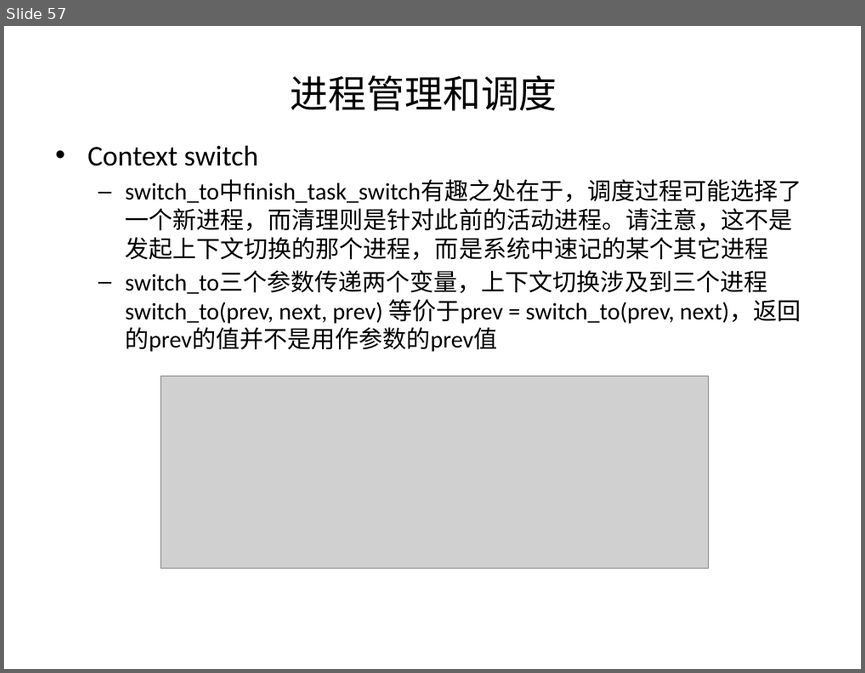
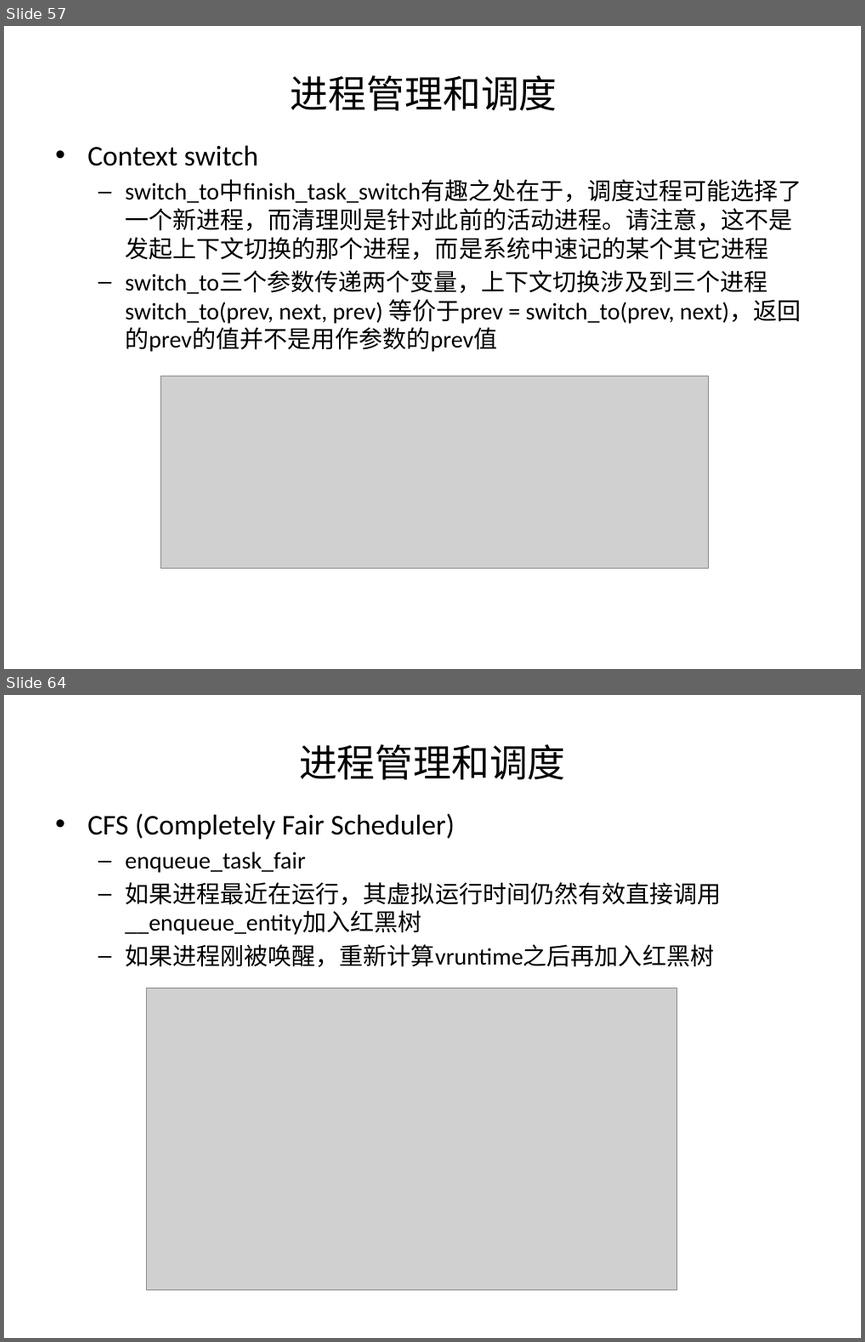
Before and after one commit to chenziliang/summary-of-the-books, a slide deck: PLKA.pptx. Shown one above the other, each under a label of ours: slide 57 before the commit, slides 57 and 64 after it; the slides between them are not shown. The pictures are 865x673 and 865x1342 pixels, drawn with LibreOffice and Linux fonts; fonts in the diff are those of the drawing; grey boxes stand for pictures. Boxes give left, top, right and bottom in pixels: in the first picture for what was removed or moved away, otherwise in the second. Text is boxed around its words. In the diff, an @@ line names an element or a change of style, - is before the commit and + after.

```diff
--- a/PLKA.pptx
+++ b/PLKA.pptx
@@ slide 64 added at [4,695,861,1338], background #FFFFFF @@
@@ title added at [299,744,566,780], 32 pt, text #000000 @@
+进程管理和调度
@@ text added at [87,813,721,967], 20 pt, text #000000 @@
+  • CFS (Completely Fair Scheduler)
+  – enqueue_task_fair
+  – 如果进程最近在运行，其虚拟运行时间仍然有效直接调用__enqueue_entity加入红黑树
+  – 如果进程刚被唤醒，重新计算vruntime之后再加入红黑树
@@ picture added at [147,988,677,1290] @@
```
Also in this commit, not shown: 3 slides changed, 12 other slides added.
